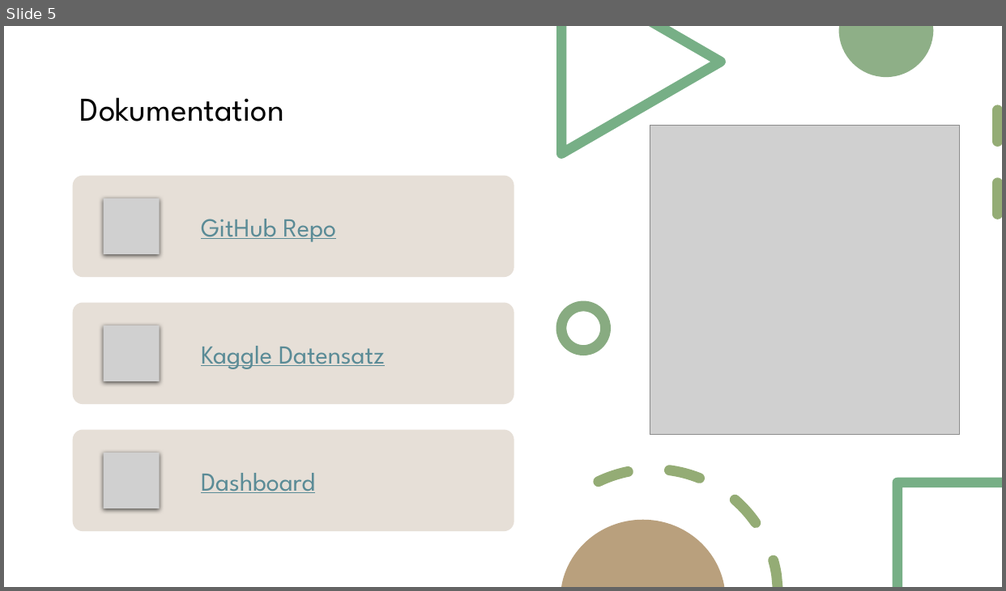
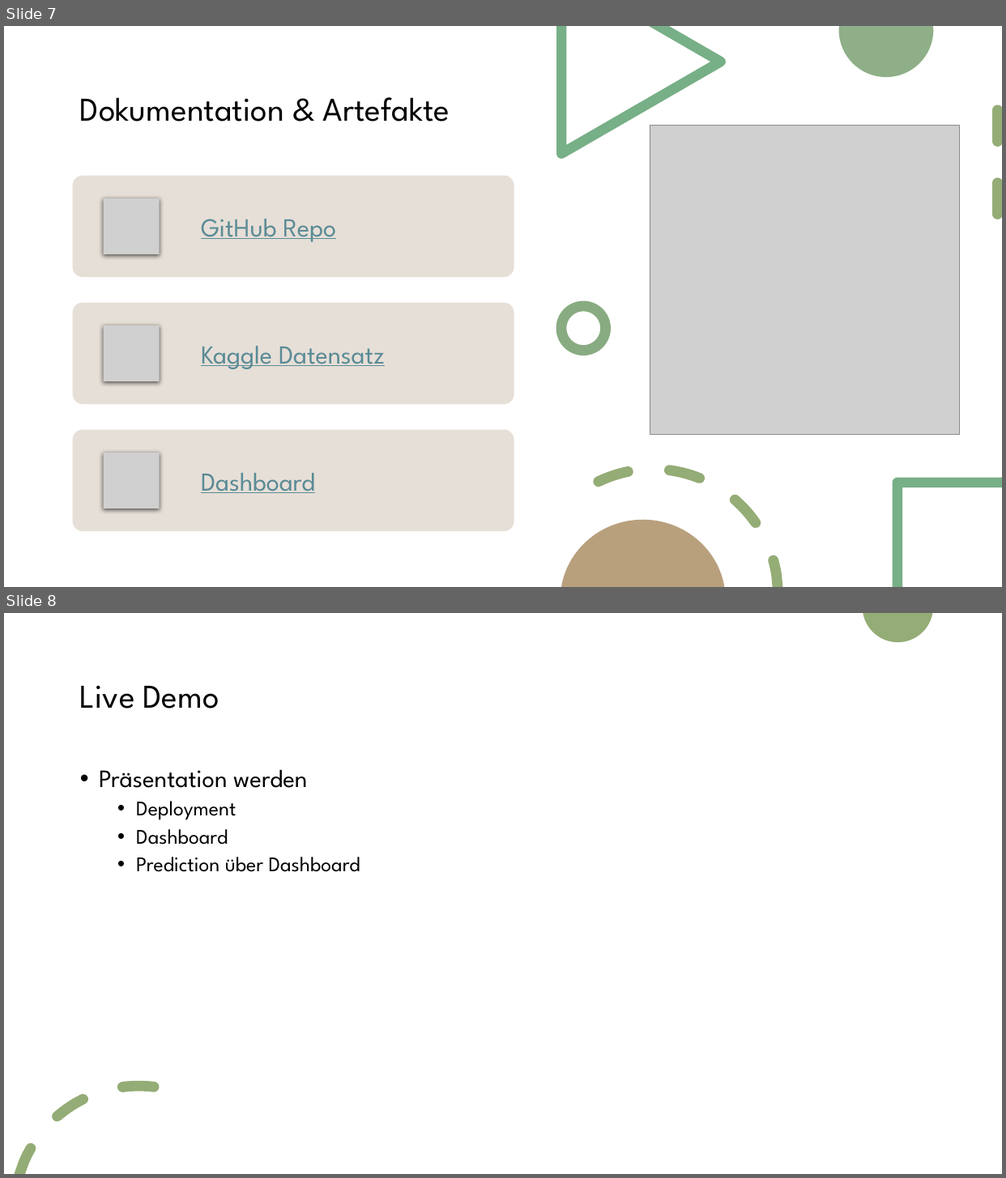
Before and after one commit to jojopirker/sdcProject, a slide deck: etc/final_presentation_v1.pptx. Shown one above the other, each under a label of ours: slide 5 before the commit, slides 7 and 8 after it. The pictures are 1006x591 and 1006x1178 pixels, drawn with LibreOffice and Linux fonts; fonts in the diff are those of the drawing; grey boxes stand for pictures. Boxes give left, top, right and bottom in pixels: in the first picture for what was removed or moved away, otherwise in the second. Text is boxed around its words. In the diff, an @@ line names an element or a change of style, - is before the commit and + after.

```diff
--- a/etc/final_presentation_v1.pptx
+++ b/etc/final_presentation_v1.pptx
@@ slide 8 added at (4,613,1002,1174), background #FFFFFF; not listed: 2 template elements that a slide beside it also shows @@
@@ title added at (80,685,219,709), 32 pt, text #000000 @@
+Live Demo
@@ text added at (99,769,360,872), 20 pt, text #000000 @@
+• Präsentation werden
+  • Deployment
+  • Dashboard
+  • Prediction über Dashboard
@@ what was slide 5 is now slide 7 @@
@@ slide 7 changed as well @@
@@ title at (80,97,450,122): text changed @@
-Dokumentation
+Dokumentation & Artefakte
```
Also in this commit, not shown: 3 other slides changed, 3 other slides added, 1 slide removed.
